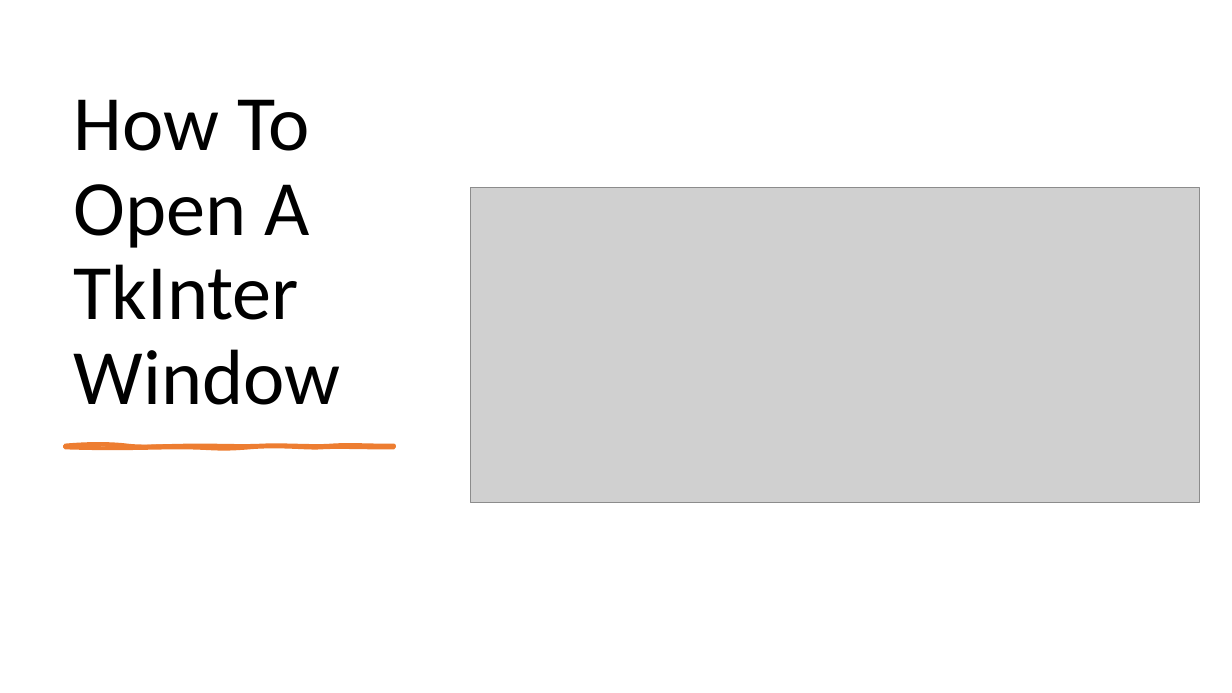
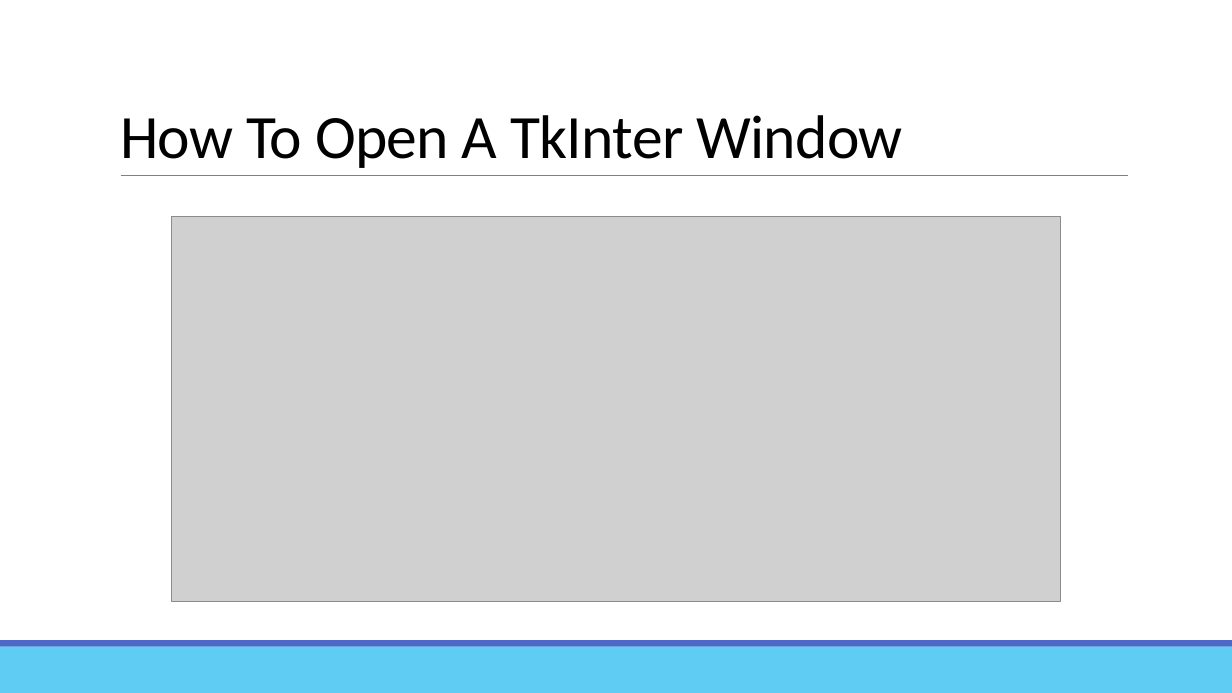
Before and after one commit to 24tweikel/TkInterTutorial, a slide deck: slide 5 of tkinter.pptx. Drawn at 1232x693 pixels with LibreOffice and Linux fonts; fonts in the diff are those of the drawing; grey boxes stand for pictures. Boxes give left, top, right and bottom in pixels: in the first picture for what was removed or moved away, otherwise in the second. Text is boxed around its words. In the diff, an @@ line names an element or a change of style, - is before the commit and + after.

```diff
--- a/tkinter.pptx
+++ b/tkinter.pptx
@@ title "How To Open A TkInter ...": place and size @@
-title "How To Open A TkInter ..." at bbox=[74, 99, 341, 405]
+title "How To Open A TkInter ..." at bbox=[120, 115, 903, 168]
@@ title "How To Open A TkInter ..." at bbox=[120, 115, 903, 168]: size 61 to 48 pt, letter spacing 0 to -0.5 pt; line spacing 0.9 to 0.85 @@
@@ line added from (121, 176) to (1128, 176), #808080 0.5 pt @@
@@ picture: place and size @@
-picture at bbox=[470, 188, 1200, 503]
+picture at bbox=[172, 216, 1061, 601]
@@ freeform shape removed at bbox=[65, 445, 394, 447] @@
@@ rectangle added at bbox=[0, 647, 1232, 693], fill #5ECCF3 @@
@@ rectangle added at bbox=[0, 640, 1232, 647], fill #4E67C8 @@
```
Also in this commit, not shown: 9 other slides changed, 1 slide added, 1 slide removed.
